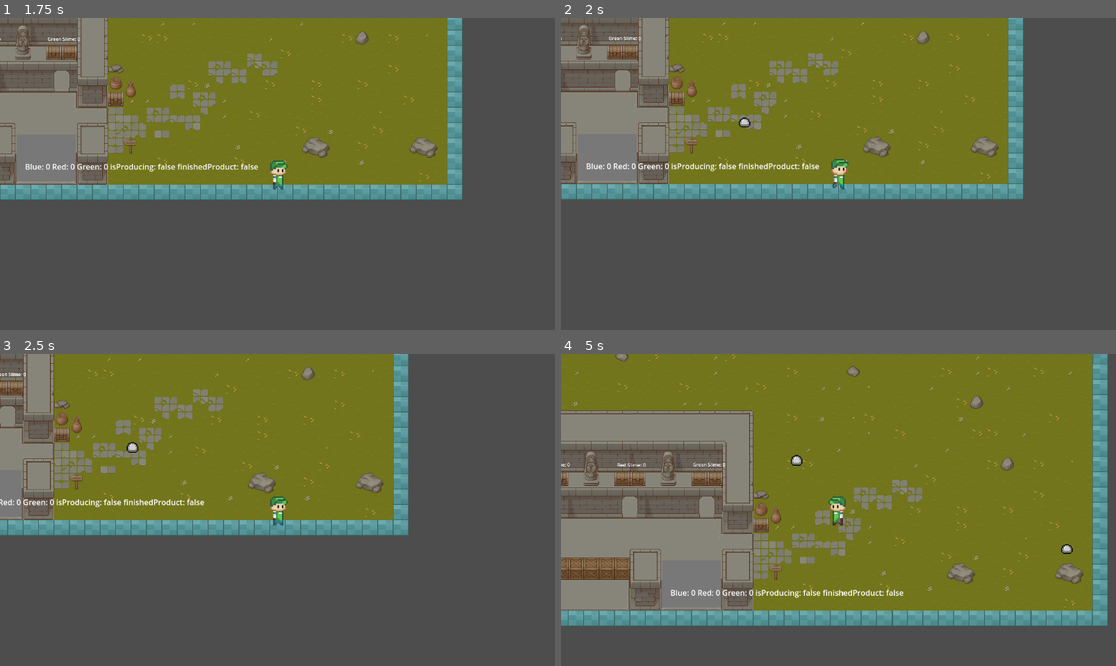
Above: before the commit, frames 1-4 (two rows, left to right).
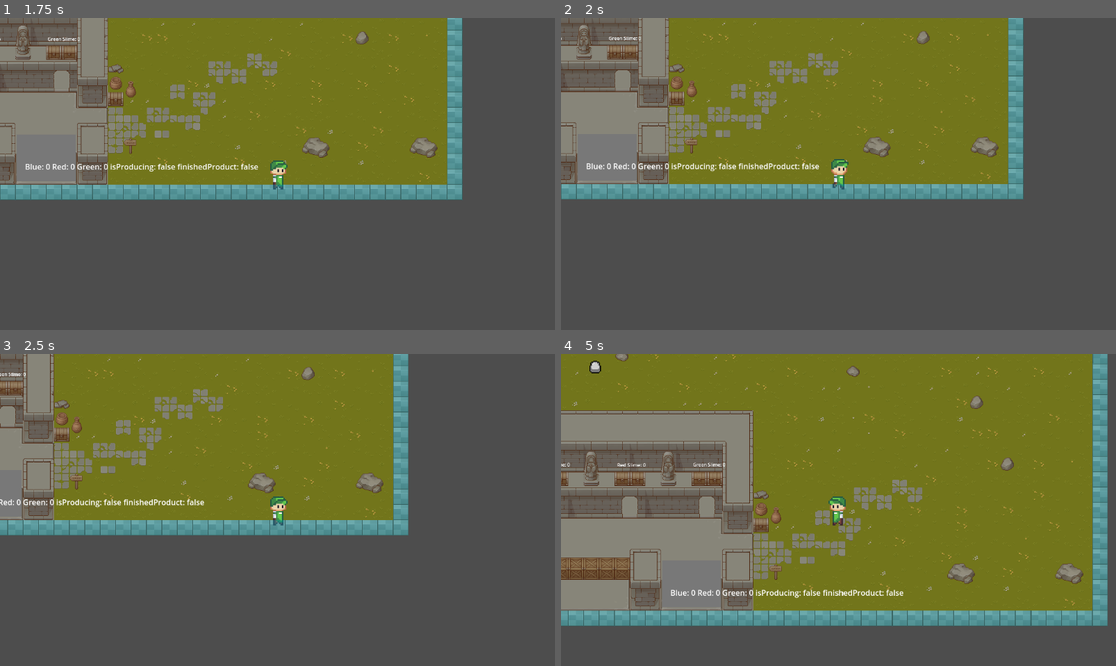
Above: after the commit, the same moments.

Repository: NemuiKoda/ldjam_56
Game: Godot game, scene res://level/main.tscn
Same seed, same stepped clock (60 frames per second), same inputs: the game is played once before the commit and once after it. The engine's default icon, where the game draws it, is replaced by a stand-in: a white triangle on a blue panel in a dark square.
Inputs:
- Up to frame 1 (1.75 s): hold D (right) 0.53-1.28 s; tap E (interact) at 0.6, 1.35 s; hold S (down) from 1.28 s (still down)
- Up to frame 2 (2 s): keep holding S (down)
- Up to frame 3 (2.5 s): release S (down) at 2.03 s; hold D (right) from 2.03 s (still down); tap F (interact2) at 2.1 s; tap E (interact) at 2.3 s
- Up to frame 4 (5 s): release D (right) at 2.78 s; hold W (up) 2.78-3.53 s; tap E (interact) at 2.85, 3.6, 4.55 s; hold A (left) from 3.53 s (still down); tap F (interact2) at 4.35 s

Frame 1 is identical in both runs. In frame 2, less than 0.1% of the frame differs, in the area x 32-35%, y 31-36%; in frame 3, less than 0.1%; in frame 4, 0.2%, in the area x 5-93%, y 2-65%.

Commit message:
spawner accepts different PackedScenes and a spawnarea polygon2d

Diff:
--- /dev/null
+++ b/entitys/AreaSpawner.tscn
@@ -0,0 +1,10 @@
+[gd_scene load_steps=2 format=3 uid="uid://co5ua3suroiok"]
+
+[ext_resource type="Script" path="res://entitys/area_spawner.gd" id="1_usdtq"]
+
+[node name="AreaSpawner" type="Node2D"]
+script = ExtResource("1_usdtq")
+
+[node name="SpawnTimer" type="Timer" parent="."]
+
+[connection signal="timeout" from="SpawnTimer" to="." method="_on_spawn_timer_timeout"]
--- a/entitys/Spawner.tscn
+++ b/entitys/Spawner.tscn
@@ -5,6 +5,10 @@
 [node name="Spawner" type="Node2D"]
 script = ExtResource("1_p56m4")
 
+[node name="SpawnArea" type="Area2D" parent="."]
+
+[node name="CollisionPolygon2D" type="CollisionPolygon2D" parent="SpawnArea"]
+
 [node name="SpawnTimer" type="Timer" parent="."]
 unique_name_in_owner = true
 
--- /dev/null
+++ b/entitys/area_spawner.gd
@@ -0,0 +1,88 @@
+extends Node2D
+
+@export var spawn_units: Array[PackedScene] = []
+@export var spawn_units_amount: int
+@export var spawn_units_max_amount: int
+@export var spawn_time_intervall: float
+@export var spawn_area: Polygon2D
+
+var active_units_count: int = 0
+
+# Called when the node enters the scene tree for the first time.
+func _ready() -> void:
+	randomize()
+	var spawn_timer = $SpawnTimer
+	spawn_timer.wait_time = spawn_time_intervall
+	spawn_timer.start()
+
+# Called every frame. 'delta' is the elapsed time since the previous frame.
+func _process(delta: float) -> void:
+	pass
+
+func _on_spawn_timer_timeout() -> void:
+	var remaining_to_spawn = spawn_units_max_amount - active_units_count
+	var spawn_unit = choose(spawn_units)
+
+	if remaining_to_spawn > 0:
+		var amount_to_spawn = min(spawn_units_amount, remaining_to_spawn)
+		for i in range(amount_to_spawn):
+			var npc = spawn_unit.instantiate()
+			var spawn_point = get_random_position_within_polygon()
+			npc.position = spawn_point
+			if get_parent():
+				get_parent().add_child(npc)
+				npc.connect("unit_removed", Callable(self, "_on_unit_removed"))
+				print("Spawning unit..")
+				active_units_count += 1
+			else:
+				print("No Parent found: Spawner")
+		print(str(spawn_units_amount) + " Unit/s spawned: " + str(spawn_unit))
+	else:
+		print("Max Amount of Units reached")
+
+func _on_unit_removed():
+	print("Unit removed")
+	active_units_count -= 1
+
+func choose(array):
+	array.shuffle()
+	return array.front()
+
+func get_random_position_within_polygon() -> Vector2:
+	if spawn_area and spawn_area.polygon.size() > 0:
+		var attempts = 0
+		var max_attempts = 100
+		var spawn_point = position  # Standardposition als Fallback
+
+		while attempts < max_attempts:
+			var min_x = spawn_area.polygon[0].x
+			var max_x = spawn_area.polygon[0].x
+			var min_y = spawn_area.polygon[0].y
+			var max_y = spawn_area.polygon[0].y
+
+			for point in spawn_area.polygon:
+				min_x = min(min_x, point.x)
+				max_x = max(max_x, point.x)
+				min_y = min(min_y, point.y)
+				max_y = max(max_y, point.y)
+
+			var random_point = Vector2(randf_range(min_x, max_x), randf_range(min_y, max_y))
+			if point_in_polygon(random_point, spawn_area.polygon):
+				return random_point  # Rückgabe der gültigen Position
+
+			attempts += 1
+
+		# Wenn keine gültige Position gefunden wird, Rückgabe der Standardposition
+		return spawn_point
+
+	return position  # Fallback, falls nichts funktioniert
+
+
+func point_in_polygon(point: Vector2, polygon: Array) -> bool:
+	var inside = false
+	var j = polygon.size() - 1
+	for i in range(polygon.size()):
+		if (polygon[i].y > point.y) != (polygon[j].y > point.y) and (point.x < (polygon[j].x - polygon[i].x) * (point.y - polygon[i].y) / (polygon[j].y - polygon[i].y) + polygon[i].x):
+			inside = !inside
+		j = i
+	return inside
--- a/entitys/customer/customer.gd
+++ b/entitys/customer/customer.gd
@@ -17,6 +17,8 @@
 var slot
 
 var customer_slots
+
+signal unit_removed
 
 func _ready():
 	randomize()
@@ -65,10 +67,10 @@
 
 func leave():
 	position += Vector2(0,100) * speed * 0.00003
+	emit_signal("unit_removed")
 	if global_position > Vector2(0,400):
 		("I'M LEAVING")
 		self.queue_free()
-
 
 func _on_timer_timeout() -> void:
 	#received_order = true
--- a/entitys/spawner.gd
+++ b/entitys/spawner.gd
@@ -1,34 +1,49 @@
 extends Node2D
 
-@export var spawn_units: PackedScene
+@export var spawn_units: Array[PackedScene] = []
 @export var spawn_units_amount: int
 @export var spawn_units_max_amount: int
 @export var spawn_time_intervall: float
-var spawned_units = []
+
+@onready var spawn_area: Area2D = $SpawnArea
+
+var active_units_count: int = 0
 
 # Called when the node enters the scene tree for the first time.
 func _ready() -> void:
+	randomize()
 	var spawn_timer = $SpawnTimer
 	spawn_timer.wait_time = spawn_time_intervall
 	spawn_timer.start()
 
 # Called every frame. 'delta' is the elapsed time since the previous frame.
 func _process(delta: float) -> void:
-	for i in range(spawned_units.size() - 1, -1, -1):  # Schleife rückwärts
-		if not spawned_units[i].is_instance_valid():
-			spawned_units.remove(i)
+	pass
 
 func _on_spawn_timer_timeout() -> void:
-	var current_amount = spawned_units.size()
-	var remaining_to_spawn = spawn_units_max_amount - current_amount
+	var remaining_to_spawn = spawn_units_max_amount - active_units_count
+	var spawn_unit = choose(spawn_units)
 
 	if remaining_to_spawn > 0:
 		var amount_to_spawn = min(spawn_units_amount, remaining_to_spawn)
-		print("Time to spawn")
-		var npc = spawn_units.instantiate()
 		for i in range(amount_to_spawn):
+			var npc = spawn_unit.instantiate()
 			npc.position = position
 			if get_parent():
 				get_parent().add_child(npc)
+				npc.connect("unit_removed", Callable(self, "_on_unit_removed"))
+				print("Spawning unit..")
+				active_units_count += 1
 			else:
 				print("No Parent found: Spawner")
+		print(str(spawn_units_amount) + " Unit/s spawned: " + str(spawn_unit))
+	else:
+		print("Max Amount of Units reached")
+
+func _on_unit_removed():
+	print("Unit removed")
+	active_units_count -= 1
+
+func choose(array):
+	array.shuffle()
+	return array.front()
--- a/level/main.tscn
+++ b/level/main.tscn
@@ -1,19 +1,20 @@
-[gd_scene load_steps=21 format=3 uid="uid://m2ww0i5h4h31"]
+[gd_scene load_steps=22 format=3 uid="uid://m2ww0i5h4h31"]
 
 [ext_resource type="Texture2D" uid="uid://bfrchcl6r67s6" path="res://assets/tilemap/TX Tileset Stone Ground.png" id="1_owgqh"]
 [ext_resource type="Texture2D" uid="uid://c71n2dtonok6m" path="res://assets/tilemap/TX Tileset Wall.png" id="2_1cpqf"]
 [ext_resource type="Texture2D" uid="uid://fdwlrxnp8jg3" path="res://assets/tilemap/TX Tileset Grass.png" id="3_kytyb"]
 [ext_resource type="Texture2D" uid="uid://ce40t2k0flisn" path="res://assets/tilemap/TX Struct.png" id="4_uxjkr"]
 [ext_resource type="Texture2D" uid="uid://bntafodq0ncxe" path="res://assets/tilemap/TX Props.png" id="5_chedb"]
-[ext_resource type="Script" path="res://level/spawner.gd" id="6_i2x7v"]
 [ext_resource type="PackedScene" uid="uid://cggdmxnk6afsi" path="res://entitys/player/player.tscn" id="6_wsmm1"]
 [ext_resource type="PackedScene" uid="uid://dkds6rp3a4db8" path="res://level/customer_slots.tscn" id="8_mg0jy"]
 [ext_resource type="PackedScene" uid="uid://iwsuk0og04iu" path="res://entitys/Spawner.tscn" id="9_icias"]
 [ext_resource type="PackedScene" uid="uid://bd6p1h607yyh7" path="res://entitys/customer/customer.tscn" id="9_mk5qq"]
 [ext_resource type="PackedScene" uid="uid://ba1y2t7o3pkly" path="res://interactible/slushmachine/slush_machine.tscn" id="10_0g232"]
+[ext_resource type="PackedScene" uid="uid://d2rlnjpscqq8y" path="res://entitys/slime/basic_slime.tscn" id="10_pya5i"]
 [ext_resource type="PackedScene" uid="uid://c523y55hynrjh" path="res://interactible/storage/chest_blue.tscn" id="11_yfkc4"]
 [ext_resource type="PackedScene" uid="uid://bvw7xgly0uk22" path="res://interactible/storage/chest_green.tscn" id="12_6pkua"]
 [ext_resource type="PackedScene" uid="uid://du7vkvtyn1mao" path="res://interactible/storage/chest_red.tscn" id="13_5p2kt"]
+[ext_resource type="PackedScene" uid="uid://co5ua3suroiok" path="res://entitys/AreaSpawner.tscn" id="15_wv28v"]
 
 [sub_resource type="TileSetAtlasSource" id="TileSetAtlasSource_ewmak"]
 texture = ExtResource("1_owgqh")
@@ -392,14 +393,6 @@
 layer_2/name = "Walkthrough"
 layer_2/tile_data = PackedInt32Array(-786406, 917508, 0, -720874, 720900, 5, -720866, 458756, 3, -655352, 851972, 11, - …(192 unchanged characters)…
 
-[node name="Node2D" type="Node2D" parent="."]
-script = ExtResource("6_i2x7v")
-
-[node name="spawnarea" type="Polygon2D" parent="Node2D"]
-visible = false
-color = Color(1, 0.172549, 0.0313726, 0.301961)
-polygon = PackedVector2Array(-158, -414, 1057, -416, 1057, 287, 352, 288, 352, -124, -161, -128)
-
 [node name="Player" parent="." instance=ExtResource("6_wsmm1")]
 position = Vector2(516, 153)
 
@@ -409,7 +402,7 @@
 
 [node name="Spawner" parent="CustomerHandler" instance=ExtResource("9_icias")]
 position = Vector2(5, 468)
-spawn_units = ExtResource("9_mk5qq")
+spawn_units = Array[PackedScene]([ExtResource("9_mk5qq")])
 spawn_units_amount = 1
 spawn_units_max_amount = 5
 spawn_time_intervall = 8.0
@@ -431,3 +424,16 @@
 [node name="ChestRed" parent="." instance=ExtResource("13_5p2kt")]
 position = Vector2(96, 13)
 scale = Vector2(0.510884, 0.485057)
+
+[node name="AreaSpawner" parent="." node_paths=PackedStringArray("spawn_area") instance=ExtResource("15_wv28v")]
+position = Vector2(711, -190)
+spawn_units = Array[PackedScene]([ExtResource("9_mk5qq"), ExtResource("10_pya5i"), ExtResource("6_wsmm1")])
+spawn_units_amount = 1
+spawn_units_max_amount = 10
+spawn_time_intervall = 3.0
+spawn_area = NodePath("../spawnarea")
+
+[node name="spawnarea" type="Polygon2D" parent="."]
+visible = false
+color = Color(1, 0.172549, 0.0313726, 0.301961)
+polygon = PackedVector2Array(-158, -414, 1057, -416, 1057, 287, 352, 288, 351, -126, -161, -128)
